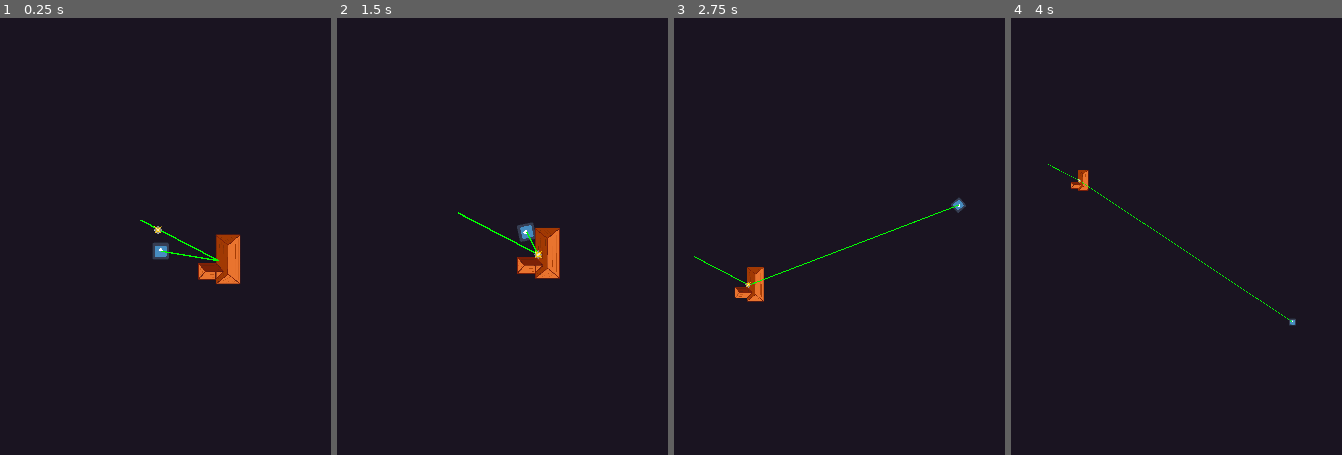
Above: before the commit, frames 1-4 (left to right).
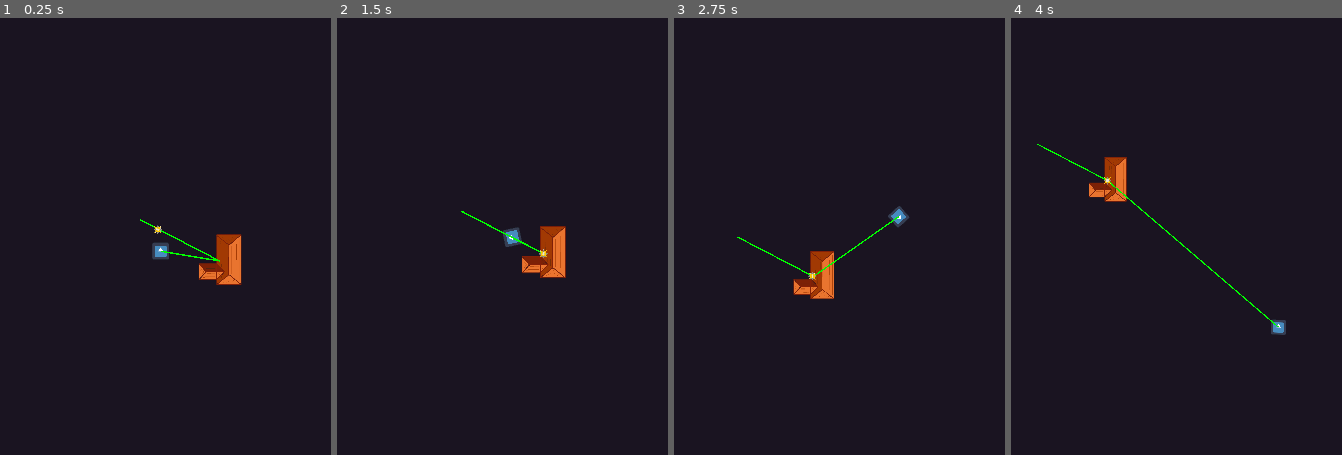
Above: after the commit, the same moments.

Repository: SpyrexDE/BzzBzz
Game: Godot game, scene res://levels/testlvl1.tscn
Same seed, same stepped clock (60 frames per second), same inputs: the game is played once before the commit and once after it. The engine's default icon, where the game draws it, is replaced by a stand-in: a white triangle on a blue panel in a dark square.
Inputs:
- Up to frame 1 (0.25 s): no input
- Up to frame 2 (1.5 s): hold D (steer_right) 0.53-1.28 s; hold S (go_backward) from 1.28 s (still down)
- Up to frame 3 (2.75 s): release S (go_backward) at 2.03 s; hold D (steer_right) from 2.03 s (still down)
- Up to frame 4 (4 s): release D (steer_right) at 2.78 s; hold W (go_forward) 2.78-3.53 s; hold A (steer_left) from 3.53 s (still down)

The runs differ from the first frame. In frame 1, 0.4% of the frame differs, in the area x 42-74%, y 45-62%; in frame 2, 1.4%; in frame 3, 2.0%, in the area x 6-89%, y 41-65%; in frame 4, 1.5%.

Commit message:
Reduce zoom

Diff:
--- a/robot/player_camera.gd
+++ b/robot/player_camera.gd
@@ -31,7 +31,7 @@
 	zoom_accel = zoom_accel / 2.0
 	zoom_accel += Vector2(player.velocity.length(), player.velocity.length()) / 1000000 - Vector2.ONE / 2000
 	var distance = player.global_position.distance_to(Globals.level.midpoint.global_position)
-	extra_zoom = -Vector2(distance, distance) / 40000
+	extra_zoom = -Vector2(distance, distance) / 80000
 	extra_zoom = clamp(extra_zoom + zoom_accel, min_zoom - base_zoom, max_zoom - base_zoom)
 
 	#print(extra_zoom, zoom_accel, distance, pos, %Cam.global_position)
--- a/robot/robot.tscn
+++ b/robot/robot.tscn
@@ -9,7 +9,7 @@
 
 [node name="Robot" type="CharacterBody2D"]
 script = ExtResource("1_qe1k2")
-speed = 500.0
+speed = 250.0
 friction = 1.1
 steering_speed = 0.1
 
